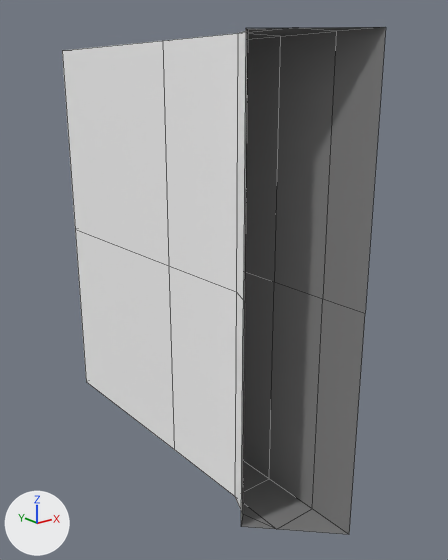
A saved change to the FBX model Assets/Models/Tileset/wall_corner.fbx.
Camera for both pictures: a 50 mm lens placed at (-5.36, -7.15, 5.45), pointed at (-0.02, -0.47, 2.78). Every picture has the same lights, and +X, +Y and +Z are marked at lower left. Mesh edges are drawn as thin lines. Where no turn or scale is listed for an object, it has been applied to the vertices.

Names of what the first picture shows: 'wall_corner'.
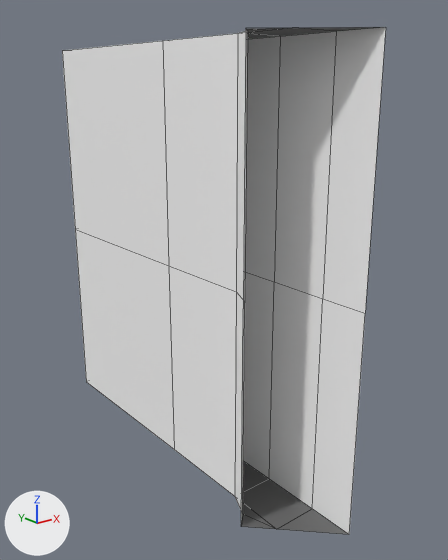
The change, as a list of edits to the scene's bpy script:
```text
Add mat_secondary_environ_tex:
    mat_secondary_environ_tex = principled_material('secondary_environ_tex')
    mat_secondary_environ_tex.base_color = (1.0, 1.0, 1.0)  # white #ffffff
Change me_mesh:
    where me_mesh.from_pydata(...)  # 32 vertices, 30 faces; spans x -0.98..0.0, y -3.0..3.0, z -3.0..3.0
    used by ob_wall_corner; location = (0.0, 0.0, 3.0)
    me_mesh part 1: all 8 faces centred in x 0.0, y -2.68..1.5, z -1.5..1.5 switch from mat_boundry_tex (grey #818181) to mat_secondary_environ_tex (white #ffffff)
```

Pixel boxes [x1, y1, x2, y2] of what changed, in the pictures (448 x 560 px):
part 1 of me_mesh, recoloured: [243, 27, 386, 534] in both
